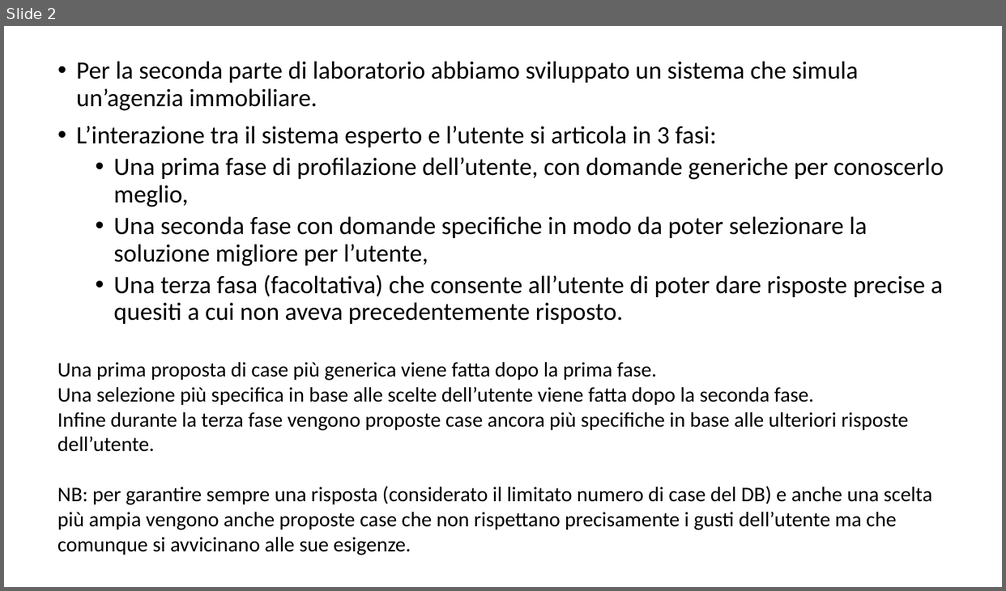
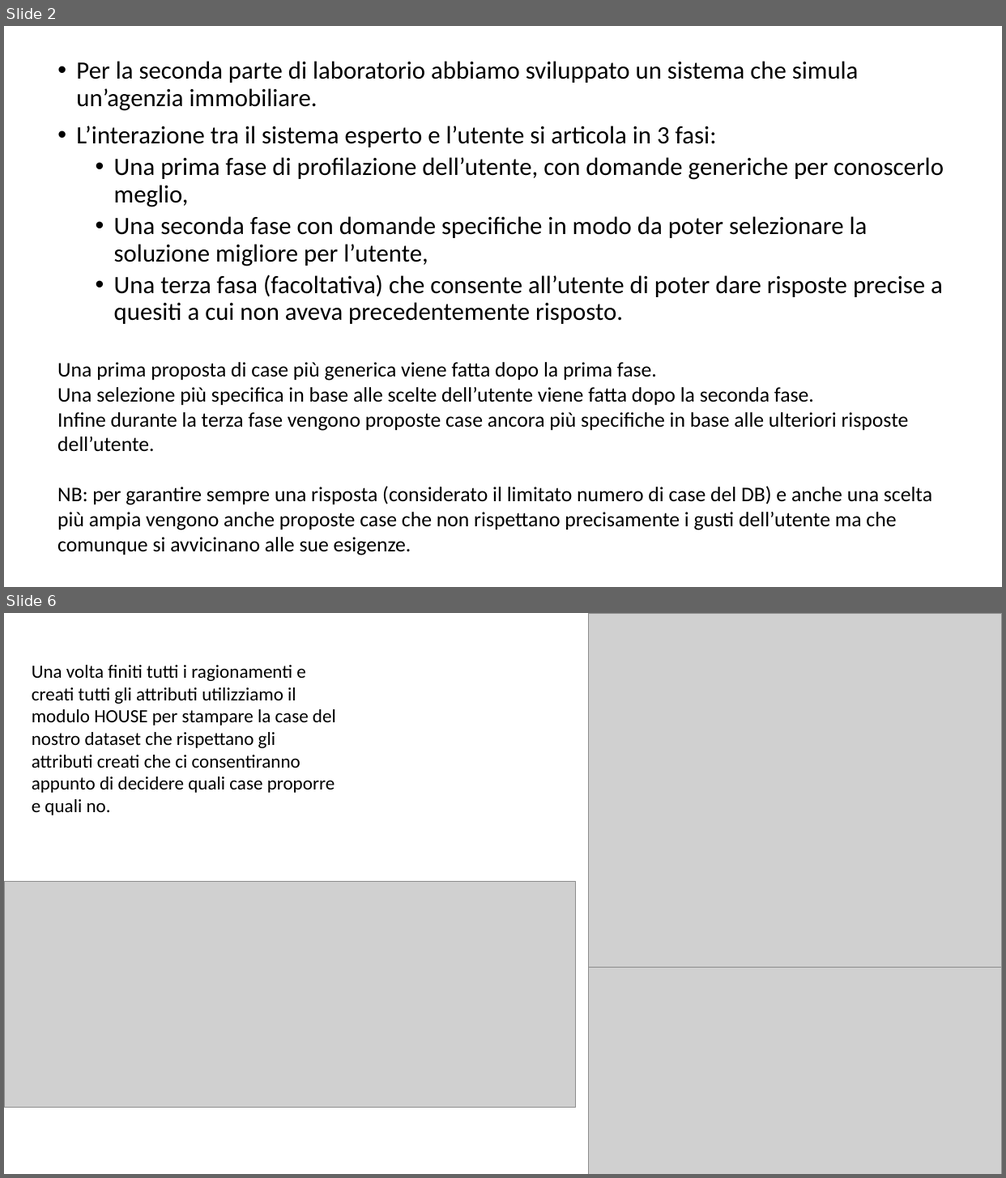
Before and after one commit to giargiapower/prolog-clingo-clips-soar, a slide deck: Presentazioni/Presentazione_Clips.pptx. Shown one above the other, each under a label of ours: slide 2 before the commit, slides 2 and 6 after it; the slides between them are not shown. The pictures are 1006x591 and 1006x1178 pixels, drawn with LibreOffice and Linux fonts; fonts in the diff are those of the drawing; grey boxes stand for pictures. Boxes give left, top, right and bottom in pixels: in the first picture for what was removed or moved away, otherwise in the second. Text is boxed around its words. In the diff, an @@ line names an element or a change of style, - is before the commit and + after.

```diff
--- a/Presentazioni/Presentazione_Clips.pptx
+++ b/Presentazioni/Presentazione_Clips.pptx
@@ slide 6 added at <box>4,613,1002,1174</box>, background #FFFFFF @@
@@ picture added at <box>589,614,1002,970</box> @@
@@ text added at <box>32,665,336,815</box>, 18 pt, text #000000 @@
+Una volta finiti tutti i ragionamenti e creati tutti gli attributi utilizziamo il modulo HOUSE per stampare la case del nostro dataset che rispettano gli attributi creati che ci consentiranno appunto di decidere quali case proporre e quali no.
@@ picture added at <box>4,882,576,1108</box> @@
@@ picture added at <box>589,967,1002,1174</box> @@
```
Also in this commit, not shown: 8 other slides added, 2 slides removed.
